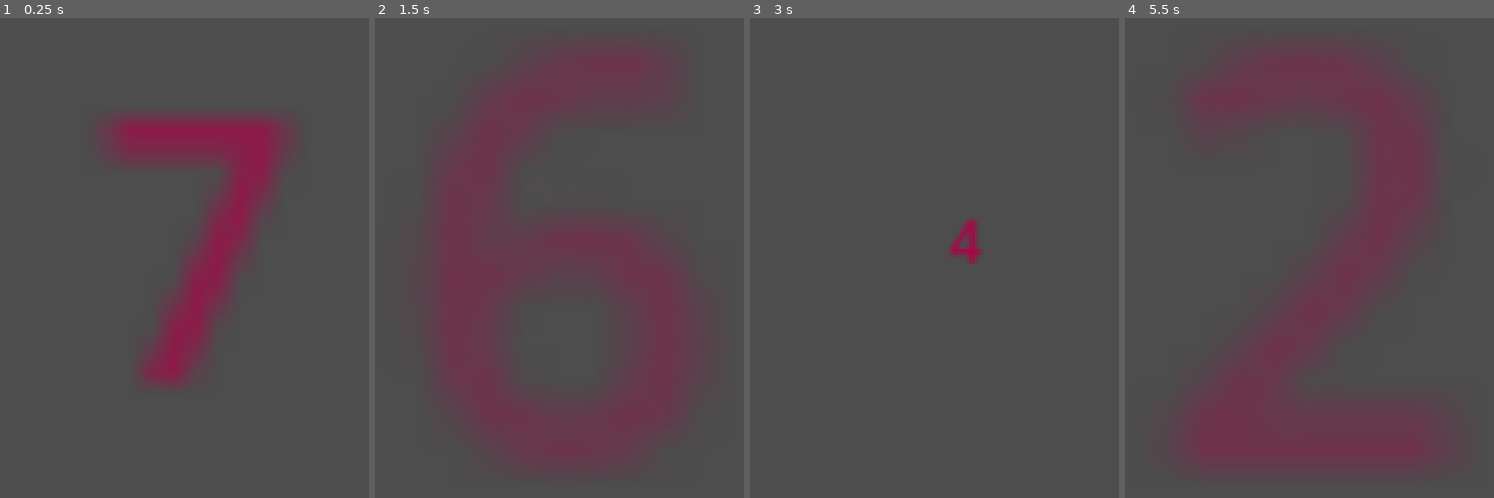
Above: before the commit, frames 1-4 (left to right).
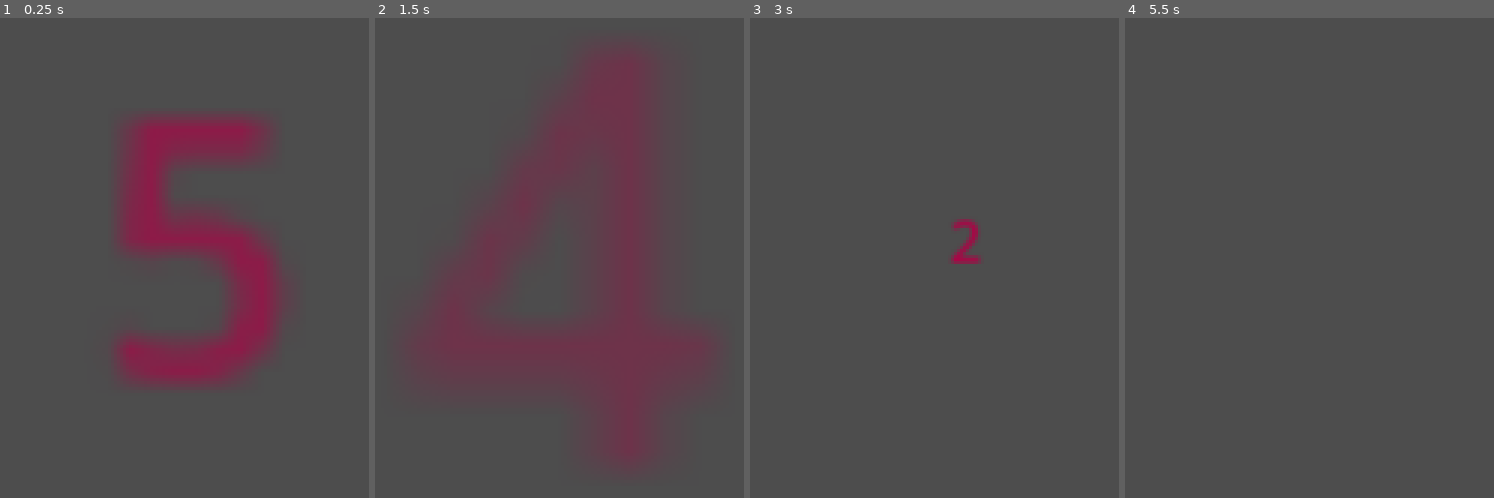
Above: after the commit, the same moments.

Repository: Whyshchuck/Laurka-2026
Game: Godot game, scene res://countdown.tscn
Two runs of this game, one before a commit and one after it. Both use one fixed random seed, a clock stepped at 60 frames per second and the inputs below. This scene is started directly instead of the project's main scene.
Inputs (mouse positions are in pixels of both pictures, inside the frame that each line leads up to):
- Up to frame 1 (0.25 s): no input
- Up to frame 2 (1.5 s): tap Enter at 0.5 s; move the mouse to (outside the picture) at 0.52 s; click (outside the picture) at 0.67 s; move the mouse to (outside the picture) at 1.27 s; click (outside the picture) at 1.42 s
- Up to frame 3 (3 s): tap Space at 2 s; move the mouse to (outside the picture) at 2.02 s; click (outside the picture) at 2.17 s; move the mouse to (outside the picture) at 2.77 s; click (outside the picture) at 2.92 s
- Up to frame 4 (5.5 s): move the mouse to (outside the picture) at 3.52 s; click (outside the picture) at 3.67 s; move the mouse to (outside the picture) at 4.27 s; click (outside the picture) at 4.42 s; tap Enter at 5 s; move the mouse to (1383, 190) at 5.02 s; click (1383, 190) at 5.17 s

The runs differ from the first frame. In frame 1, 12% of the frame differs, in the area x 29-79%, y 21-77%; in frame 2, 9.0%; in frame 3, 0.4%; in frame 4, 16%, in the area x 17-83%, y 8-92%.

Commit message:
Respawn pupils after 5 seconds in HARD mode

Diff:
--- a/countdown.gd
+++ b/countdown.gd
@@ -32,7 +32,7 @@
 		label.modulate.a = 1.0
 		center_label()
 		animate_number()
-	print(current_count)
+
 func animate_number():
 	var tween = create_tween()
 	tween.tween_property(label, "scale", Vector2(20, 20), zoom_duration).set_trans(Tween.TRANS_QUAD).set_ease(Tween.EASE_OUT)
@@ -40,4 +40,3 @@
 
 func center_label():
 	label.position = get_viewport_rect().size / 2
-	print(label.position)
--- a/countdown.tscn
+++ b/countdown.tscn
@@ -4,7 +4,6 @@
 
 [node name="Countdown" type="Node2D"]
 script = ExtResource("1_ep8tu")
-current_count = 7
 
 [node name="CountdownTimer" type="Timer" parent="."]
 
--- a/pupil.gd
+++ b/pupil.gd
@@ -15,11 +15,17 @@
 var start_position := Vector2.ZERO
 var nav_map_rid: RID
 @onready var agent := $NavigationAgent2D
+@onready var respawn_timer : Timer= $RespawnTimer
+@onready var texture_rect : TextureRect = $TextureRect
+
+var normal_colour := Color(1, 1, 1, 1)
+var respawning_colour := Color(1, 0.3, 0.3, 1)
 
 func _ready():
 	start_position = global_position
 	var nav_region: NavigationRegion2D = get_node("/root/Classroom/NavigationRegion2D")
 	nav_map_rid = nav_region.get_navigation_map()
+	respawn_timer.timeout.connect(_on_respawn_timer_timeout)
 
 func _unhandled_input(event: InputEvent) -> void:
 	if character_state in [CharacterState.LOCKED, CharacterState.RETURNING]:
@@ -52,6 +58,7 @@
 		if global_position.distance_to(start_position) < 5:
 			character_state = CharacterState.LOCKED
 			direction = Vector2.ZERO
+			respawn_timer.start()
 		return
 
 	if agent.is_navigation_finished():
@@ -77,3 +84,14 @@
 func is_available() -> bool:
 	"""Check that pupil is not locked or returning"""
 	return character_state == CharacterState.STOPPED
+
+func _on_respawn_timer_timeout():
+	if character_state == CharacterState.LOCKED:
+		blink()
+		await get_tree().create_timer(1.0).timeout  # Wait for blink to finish
+		pick_new_target()
+
+func blink():
+	var tween := create_tween()
+	tween.tween_property(texture_rect, "modulate", respawning_colour, 0.3)
+	tween.tween_property(texture_rect, "modulate", normal_colour, 0.3)
--- a/pupil.tscn
+++ b/pupil.tscn
@@ -10,3 +10,6 @@
 [node name="NavigationAgent2D" type="NavigationAgent2D" parent="."]
 
 [node name="CollisionShape2D" type="CollisionShape2D" parent="."]
+
+[node name="RespawnTimer" type="Timer" parent="."]
+wait_time = 5.0
